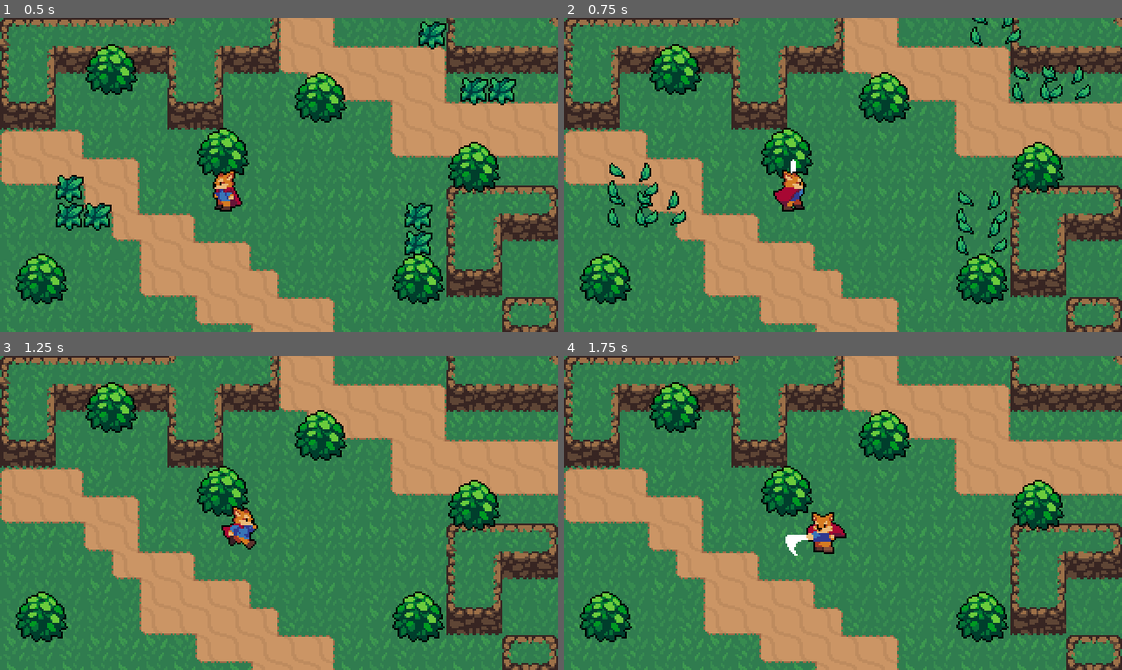
Above: before the commit, frames 1-4 (two rows, left to right).
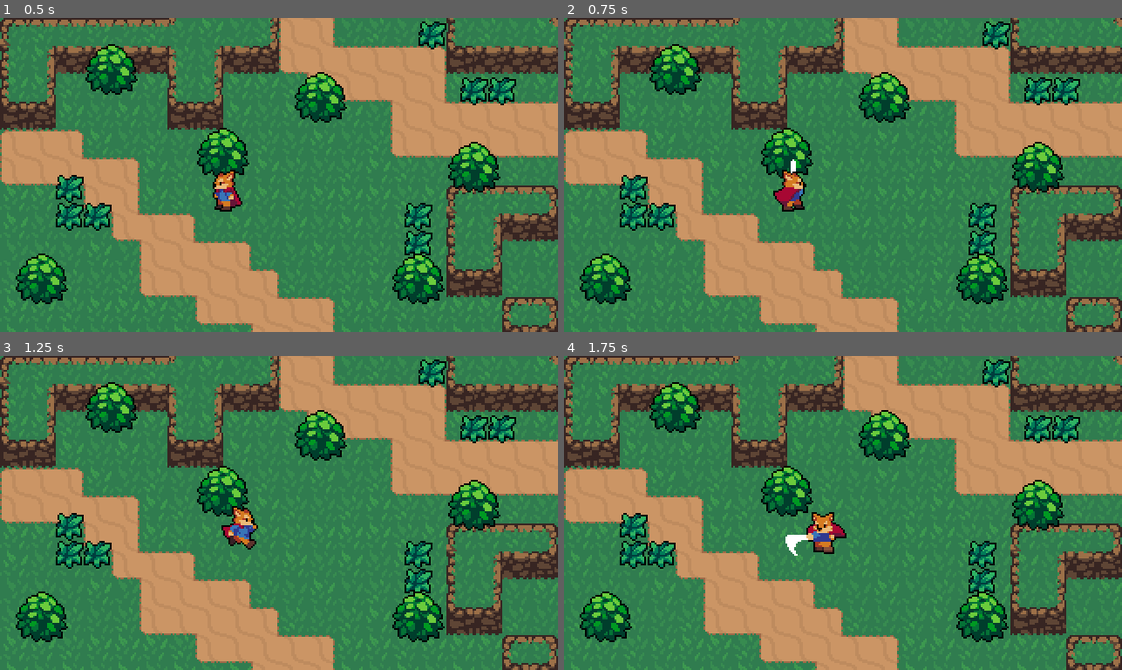
Above: after the commit, the same moments.

Repository: lorem-bacon/Fox-Tails-Godot-
Game: Godot game, scene res://Scenes/World.tscn
Same seed, same stepped clock (60 frames per second), same inputs: the game is played once before the commit and once after it.
Inputs:
- Up to frame 1 (0.5 s): no input
- Up to frame 2 (0.75 s): tap Enter at 0.5 s; hold Right (ui_right) from 0.53 s (still down); tap Q (custom_attack) at 0.6 s
- Up to frame 3 (1.25 s): keep holding Right (ui_right)
- Up to frame 4 (1.75 s): release Right (ui_right) at 1.28 s; hold Down (ui_down) from 1.28 s (still down); tap Q (custom_attack) at 1.35 s

Frame 1 is identical in both runs. In frame 2, 4.3% of the frame differs, in the area x 7-95%, y 0-76%; in frame 3, 2.7%; in frame 4, 2.7%.

Commit message:
Hurtbox and Hitbox added. Now destroying grass one at a time only.

Diff:
--- a/Scenes/Player.tscn
+++ b/Scenes/Player.tscn
@@ -1,7 +1,8 @@
-[gd_scene load_steps=50 format=2]
+[gd_scene load_steps=52 format=2]
 
 [ext_resource path="res://Scripts/Player.gd" type="Script" id=1]
 [ext_resource path="res://Player/Player.png" type="Texture" id=2]
+[ext_resource path="res://Scenes/Hitbox.tscn" type="PackedScene" id=3]
 
 [sub_resource type="CapsuleShape2D" id=1]
 radius = 5.0
@@ -36,6 +37,30 @@
 "method": "attack_animation_finished"
 } ]
 }
+tracks/2/type = "value"
+tracks/2/path = NodePath("Position2D:rotation_degrees")
+tracks/2/interp = 1
+tracks/2/loop_wrap = true
+tracks/2/imported = false
+tracks/2/enabled = true
+tracks/2/keys = {
+"times": PoolRealArray( 0 ),
+"transitions": PoolRealArray( 1 ),
+"update": 0,
+"values": [ 90.0 ]
+}
+tracks/3/type = "value"
+tracks/3/path = NodePath("Position2D/Hitbox/CollisionShape2D:disabled")
+tracks/3/interp = 1
+tracks/3/loop_wrap = true
+tracks/3/imported = false
+tracks/3/enabled = true
+tracks/3/keys = {
+"times": PoolRealArray( 0.1, 0.3 ),
+"transitions": PoolRealArray( 1, 1 ),
+"update": 1,
+"values": [ false, true ]
+}
 
 [sub_resource type="Animation" id=26]
 resource_name = "AttackLeft"
@@ -66,6 +91,30 @@
 "method": "attack_animation_finished"
 } ]
 }
+tracks/2/type = "value"
+tracks/2/path = NodePath("Position2D:rotation_degrees")
+tracks/2/interp = 1
+tracks/2/loop_wrap = true
+tracks/2/imported = false
+tracks/2/enabled = true
+tracks/2/keys = {
+"times": PoolRealArray( 0 ),
+"transitions": PoolRealArray( 1 ),
+"update": 0,
+"values": [ 180.0 ]
+}
+tracks/3/type = "value"
+tracks/3/path = NodePath("Position2D/Hitbox/CollisionShape2D:disabled")
+tracks/3/interp = 1
+tracks/3/loop_wrap = true
+tracks/3/imported = false
+tracks/3/enabled = true
+tracks/3/keys = {
+"times": PoolRealArray( 0.1, 0.3 ),
+"transitions": PoolRealArray( 1, 1 ),
+"update": 1,
+"values": [ false, true ]
+}
 
 [sub_resource type="Animation" id=27]
 resource_name = "AttackRight"
@@ -96,6 +145,30 @@
 "method": "attack_animation_finished"
 } ]
 }
+tracks/2/type = "value"
+tracks/2/path = NodePath("Position2D:rotation_degrees")
+tracks/2/interp = 1
+tracks/2/loop_wrap = true
+tracks/2/imported = false
+tracks/2/enabled = true
+tracks/2/keys = {
+"times": PoolRealArray( 0 ),
+"transitions": PoolRealArray( 1 ),
+"update": 0,
+"values": [ 0.0 ]
+}
+tracks/3/type = "value"
+tracks/3/path = NodePath("Position2D/Hitbox/CollisionShape2D:disabled")
+tracks/3/interp = 1
+tracks/3/loop_wrap = true
+tracks/3/imported = false
+tracks/3/enabled = true
+tracks/3/keys = {
+"times": PoolRealArray( 0.1, 0.3 ),
+"transitions": PoolRealArray( 1, 1 ),
+"update": 1,
+"values": [ false, true ]
+}
 
 [sub_resource type="Animation" id=28]
 resource_name = "AttackUp"
@@ -126,6 +199,30 @@
 "method": "attack_animation_finished"
 } ]
 }
+tracks/2/type = "value"
+tracks/2/path = NodePath("Position2D:rotation_degrees")
+tracks/2/interp = 1
+tracks/2/loop_wrap = true
+tracks/2/imported = false
+tracks/2/enabled = true
+tracks/2/keys = {
+"times": PoolRealArray( 0 ),
+"transitions": PoolRealArray( 1 ),
+"update": 0,
+"values": [ 270.0 ]
+}
+tracks/3/type = "value"
+tracks/3/path = NodePath("Position2D/Hitbox/CollisionShape2D:disabled")
+tracks/3/interp = 1
+tracks/3/loop_wrap = true
+tracks/3/imported = false
+tracks/3/enabled = true
+tracks/3/keys = {
+"times": PoolRealArray( 0.1, 0.3 ),
+"transitions": PoolRealArray( 1, 1 ),
+"update": 1,
+"values": [ false, true ]
+}
 
 [sub_resource type="Animation" id=2]
 resource_name = "IdleDown"
@@ -208,6 +305,30 @@
 "transitions": PoolRealArray( 1 ),
 "update": 0,
 "values": [ 24 ]
+}
+tracks/1/type = "value"
+tracks/1/path = NodePath("Position2D:rotation_degrees")
+tracks/1/interp = 1
+tracks/1/loop_wrap = true
+tracks/1/imported = false
+tracks/1/enabled = true
+tracks/1/keys = {
+"times": PoolRealArray( 0 ),
+"transitions": PoolRealArray( 1 ),
+"update": 0,
+"values": [ 0.0 ]
+}
+tracks/2/type = "value"
+tracks/2/path = NodePath("Position2D/Hitbox/CollisionShape2D:disabled")
+tracks/2/interp = 1
+tracks/2/loop_wrap = true
+tracks/2/imported = false
+tracks/2/enabled = true
+tracks/2/keys = {
+"times": PoolRealArray( 0 ),
+"transitions": PoolRealArray( 1 ),
+"update": 0,
+"values": [ false ]
 }
 
 [sub_resource type="Animation" id=39]
@@ -526,6 +647,10 @@
 start_node = "Idle"
 
 [sub_resource type="AnimationNodeStateMachinePlayback" id=12]
+
+[sub_resource type="CapsuleShape2D" id=49]
+radius = 11.0
+height = 14.0
 
 [node name="Player" type="KinematicBody2D"]
 script = ExtResource( 1 )
@@ -567,3 +692,14 @@
 parameters/Idle/blend_position = Vector2( 0, 0 )
 parameters/Roll/blend_position = Vector2( -0.0031696, -0.752358 )
 parameters/Run/blend_position = Vector2( 0.177496, -0.433032 )
+
+[node name="Position2D" type="Position2D" parent="."]
+position = Vector2( -1, -1 )
+
+[node name="Hitbox" parent="Position2D" instance=ExtResource( 3 )]
+
+[node name="CollisionShape2D" parent="Position2D/Hitbox" index="0"]
+position = Vector2( 15, -1 )
+shape = SubResource( 49 )
+
+[editable path="Position2D/Hitbox"]
--- a/Scripts/Grass.gd
+++ b/Scripts/Grass.gd
@@ -1,14 +1,14 @@
 extends Node2D
 
-func _process(delta):
-	if Input.is_action_just_pressed("custom_attack"):
-		var GrassEffect = load("res://Effects/GrassEffect.tscn")
-		var grassEffect = GrassEffect.instance()
-		var world = get_tree().get_current_scene()
-		grassEffect.global_position = global_position
-		world.add_child(grassEffect)
-		queue_free()
+func create_grass_destroy_effect():
+	var GrassEffect = load("res://Effects/GrassEffect.tscn")
+	var grassEffect = GrassEffect.instance()
+	var world = get_tree().get_current_scene()
+	grassEffect.global_position = global_position
+	world.add_child(grassEffect)
+
 
 
 func _on_HurtBox_area_entered(area):
-	pass # Replace with function body.
+	create_grass_destroy_effect()
+	queue_free()
--- a/Scripts/Player.gd
+++ b/Scripts/Player.gd
@@ -20,6 +20,7 @@
 
 func _ready():
 	animationTree.active = true
+	$Position2D/Hitbox/CollisionShape2D.disabled = true
 
 
 func _physics_process(delta):
